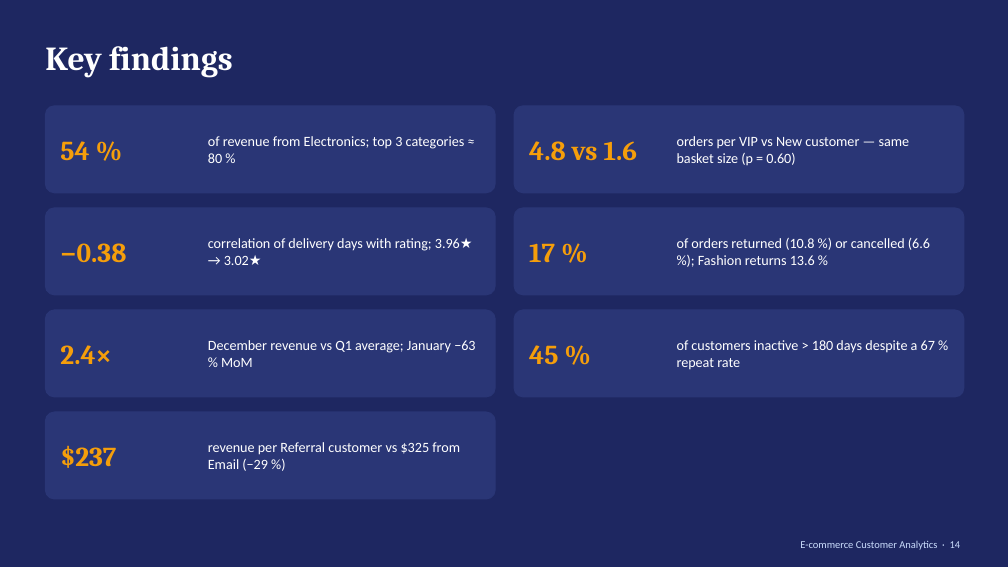
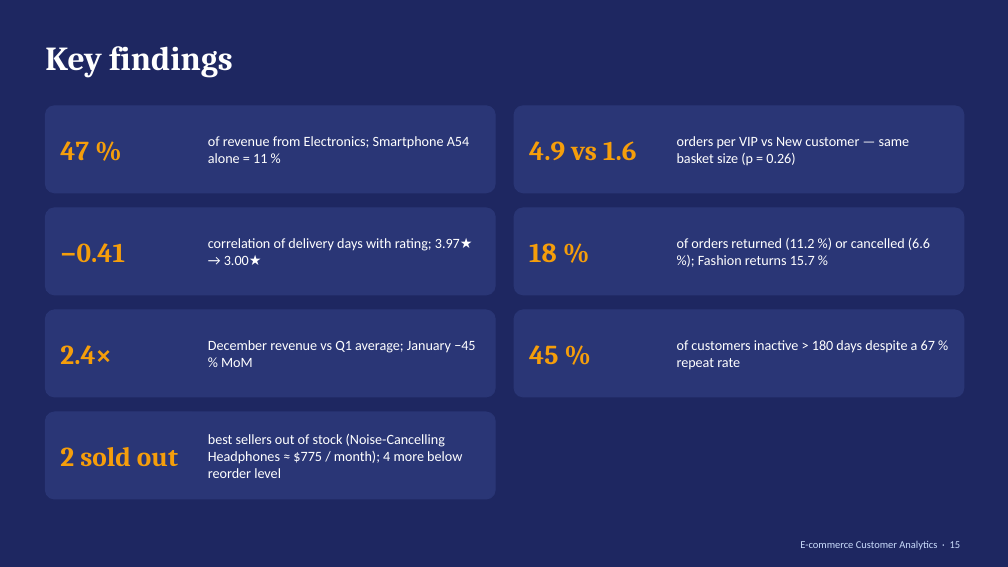
Before and after one commit to hinrithisak-eng/ecommerce-customer-analytics, a slide deck: slide 15 of docs/presentation.pptx (slide 14 before the commit). Drawn at 1008x567 pixels with LibreOffice and Linux fonts; fonts in the diff are those of the drawing. Boxes give left, top, right and bottom in pixels: in the first picture for what was removed or moved away, otherwise in the second. Text is boxed around its words. In the diff, an @@ line names an element or a change of style, - is before the commit and + after.

```diff
--- a/docs/presentation.pptx
+++ b/docs/presentation.pptx
@@ text at bbox=[60, 141, 89, 160]: text changed @@
-54 %
+47 %
@@ text at bbox=[208, 136, 469, 163]: text changed @@
-of revenue from Electronics; top 3 categories ≈ 80 %
+of revenue from Electronics; Smartphone A54 alone = 11 %
@@ text at bbox=[529, 141, 636, 160]: text changed @@
-4.8 vs 1.6
+4.9 vs 1.6
@@ text at bbox=[677, 136, 910, 166]: text changed @@
-orders per VIP vs New customer — same basket size (p = 0.60)
+orders per VIP vs New customer — same basket size (p = 0.26)
@@ text at bbox=[208, 238, 460, 265]: text changed @@
-correlation of delivery days with rating; 3.96★ → 3.02★
+correlation of delivery days with rating; 3.97★ → 3.00★
@@ text at bbox=[677, 238, 930, 265]: text changed @@
-of orders returned (10.8 %) or cancelled (6.6 %); Fashion returns 13.6 %
+of orders returned (11.2 %) or cancelled (6.6 %); Fashion returns 15.7 %
@@ text at bbox=[60, 243, 125, 262]: text changed @@
-−0.38
+−0.41
@@ text at bbox=[529, 243, 557, 262]: text changed @@
-17 %
+18 %
@@ text at bbox=[208, 340, 475, 367]: text changed @@
-December revenue vs Q1 average; January −63 % MoM
+December revenue vs Q1 average; January −45 % MoM
@@ text at bbox=[60, 447, 178, 466]: text changed @@
-$237
+2 sold out
@@ text at bbox=[208, 434, 462, 478]: text changed @@
-revenue per Referral customer vs $325 from Email (−29 %)
+best sellers out of stock (Noise-Cancelling Headphones ≈ $775 / month); 4 more below reorder level
```
Also in this commit, not shown: 14 other slides changed, 1 slide added, 38 other files.
